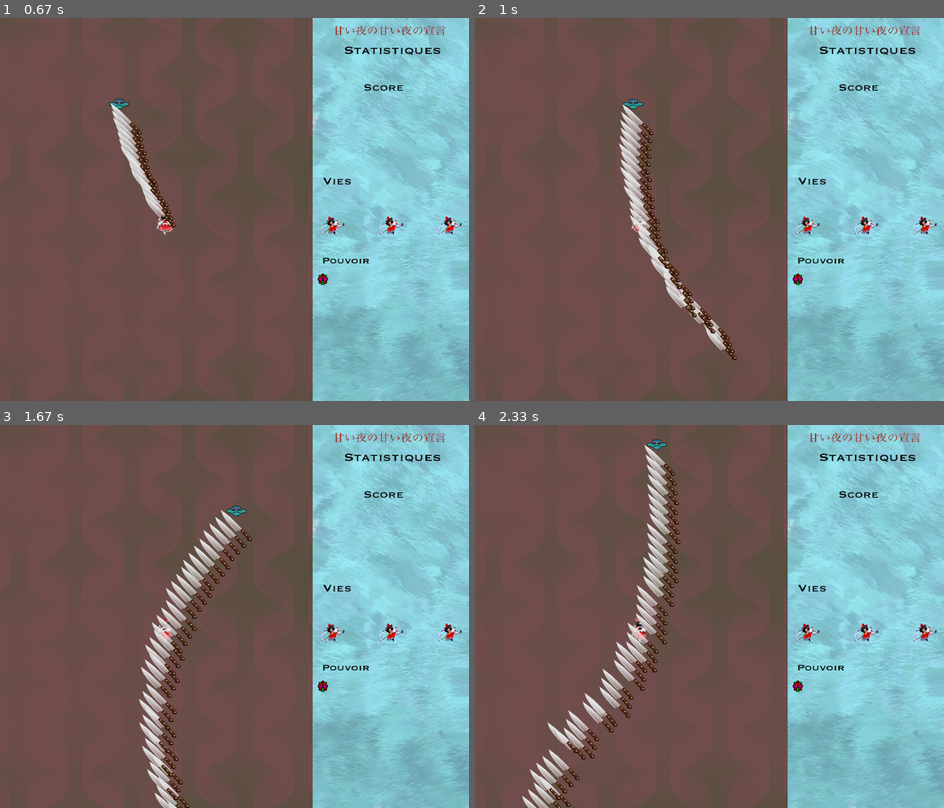
Above: before the commit, frames 1-4 (two rows, left to right).
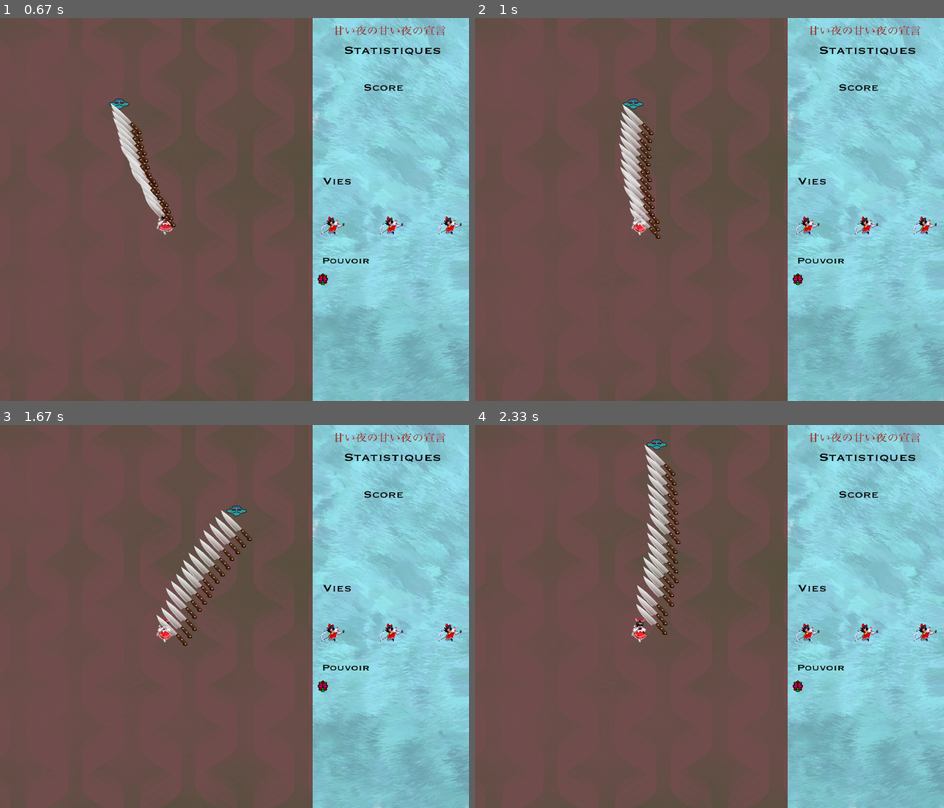
Above: after the commit, the same moments.

Repository: sukaizer/Sweet-Night-Declaration
Game: pygame game, started from main.py
The game is run twice, just before and just after one commit, with the same random seed, the same clock (stepped at 60 frames per second) and the same inputs.
Inputs (mouse positions are in pixels of both pictures, inside the frame that each line leads up to):
- Up to frame 1 (0.67 s): click (234, 286) at 0.38 s
- Up to frame 2 (1 s): tap Space at 0.67 s
- Up to frame 3 (1.67 s): no input
- Up to frame 4 (2.33 s): no input

Frame 1 is identical in both runs. In frame 2, 1.2% of the frame differs, in the area x 33-56%, y 51-90%; in frame 3, 2.0%; in frame 4, 2.5%, in the area x 10-41%, y 49-100%.

Commit message:
suppression bullet si touche

Diff:
--- a/End_menu.py
+++ b/End_menu.py
@@ -1,3 +1,4 @@
+import sys
 import pygame
 from Player import *
 from Enemy import *
--- a/Game.py
+++ b/Game.py
@@ -100,6 +100,10 @@
         self.player.all_bullets.draw(screen)
         self.all_enemy_bullets.draw(screen)
         self.stats.stat_menu(screen)
+
+        bullet = self.check_collision_player(self.all_enemy_bullets)
+        if bullet is not None:
+            bullet.remove()
 
         if not self.is_paused:
             for enemies in self.all_enemies:
@@ -228,8 +232,7 @@
             print("distance", distance)
             print("rayon", self.player.hitbox)
             if distance <= self.player.hitbox:
-                return True
-        return False
+                return enemy
 
     def new_game(self):
         self.player = Player(self)
